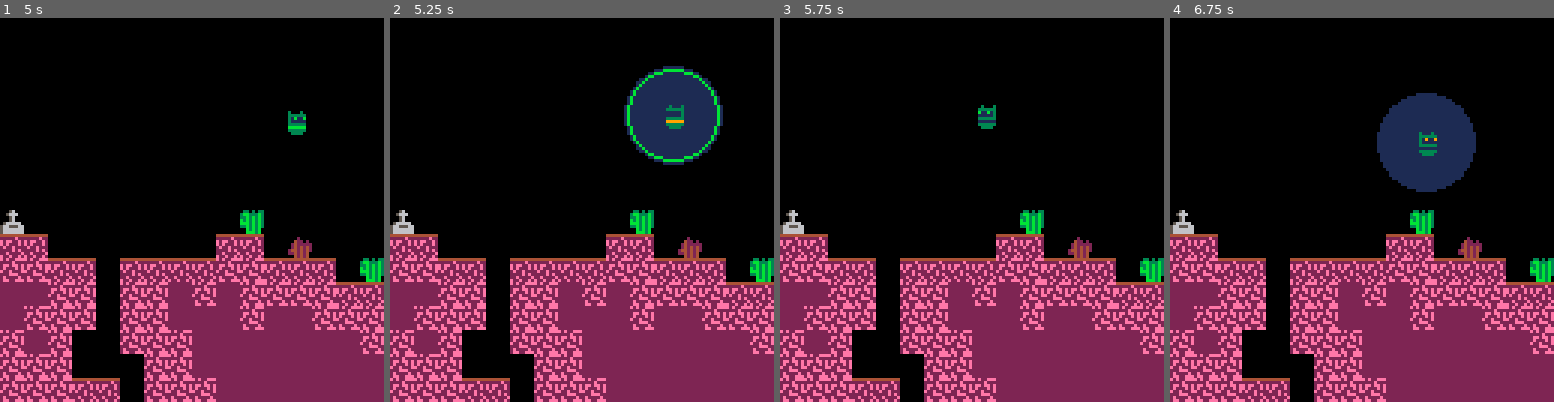
Above: before the commit, frames 1-4 (left to right).
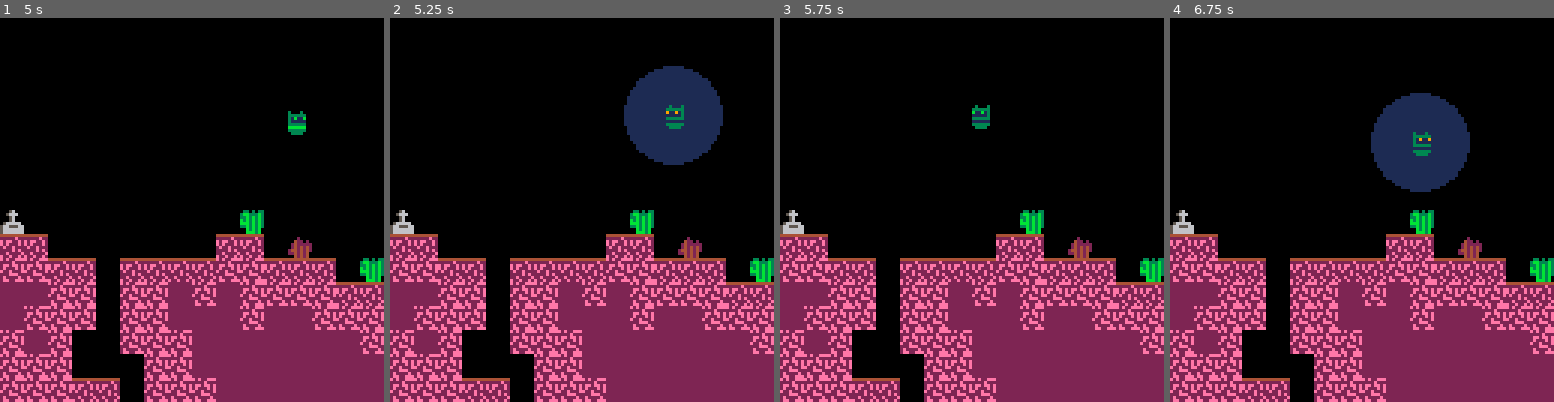
Above: after the commit, the same moments.

Repository: alxgnon/pico-8
Game: PICO-8 cartridge robo.p8
The game is run twice, just before and just after one commit, with the same random seed, the same clock (stepped at 60 frames per second) and the same inputs.
Inputs:
- Up to frame 1 (5 s): tap X (X key) at 0.33, 1.07, 1.85, 2.97, 4.08 s; tap O (Z key) at 0.7, 1.7, 2.1, 2.5, 2.9, 3.3, 3.7, 4.1, 4.5, 4.9 s; hold Right 1.6-2.1 s; hold Up 2.15-2.42 s; hold Right 2.47-3.03 s; hold Left 3.08-3.58 s; hold Down 3.63-3.97 s; hold Right 4.02-4.68 s; hold Up from 4.73 s (still down)
- Up to frame 2 (5.25 s): release Up at 5.03 s; hold Left from 5.08 s (still down); tap X (X key) at 5.2 s
- Up to frame 3 (5.75 s): tap O (Z key) at 5.3, 5.7 s; release Left at 5.68 s; hold Down from 5.73 s (still down)
- Up to frame 4 (6.75 s): release Down at 6.03 s; hold Right 6.08-6.58 s; tap O (Z key) at 6.1, 6.5 s; tap X (X key) at 6.32 s; hold Right from 6.63 s (still down)

Frame 1 is identical in both runs. In frame 2, 0.6% of the frame differs, in the area x 61-86%, y 13-38%; in frame 3, 0.2%; in frame 4, 1.0%, in the area x 52-80%, y 19-46%.

Commit message:
refactor player anim, dash and light

Diff:
--- a/robo.p8
+++ b/robo.p8
@@ -149,19 +149,48 @@
 	dx = 0, dy = 0,
 
 	killzone = rec(-1),
+
+	eye_off = -1,
+	dash_done = -1,
+	dash_ready = -1,
 }
 
 -- player acts
-function pl:act()
-	solid_move(pl)
-	joy(pl)
-	animhero(pl)
+function pl.act(a)
+	solid_move(a)
+	joy(a)
+	a.animate(a)
 end
 
 -- player dies
-function pl:on_death()
+function pl.on_death()
 	maphax()
 end
+
+-- animate --------------------
+
+function pl.animate(a)
+	a.frame = 1
+
+	if not joy_moving(a) then
+		if a.t > a.eye_off then
+			a.frame = 0
+		end
+	else
+		if (a.b0) a.flip_x = true
+		if (a.b1) a.flip_x = false
+
+		if (a.b2) a.frame = 2
+		if (a.b3) a.frame = 3
+
+		a.eye_off = a.t + 40
+	end
+
+	a.pal[3]=a.t<a.dash_done and 1
+	a.pal[9]=a.t<a.dash_ready and 11
+end
+
+-- controls -------------------
 
 -- read buttons
 function joy_read(a)
@@ -194,45 +223,37 @@
 	if (a.b3) a.dy+=dj
 end
 
+-- epic movement skill
+function dash(a)
+	sfx"1"
+
+	if not joy_moving(a) then
+		a.b0 = a.flip_x
+		a.b1 = not a.flip_x
+	end
+
+	joy_delta(a, 3)
+
+	a.dash_done = a.t + 6
+	a.dash_ready = a.t + 40
+end
+
 -- control player
 function joy(a)
 	joy_read(a)
 
-	if a.t > (a.dashready or 0) then
-		if a.dashready then
-			sfx(2)
-			a.dashready = nil
-		end
-
-		if a.b5 then
-			if not a.atk then
-				sfx(3, 3)
-			end
-
-			a.atk = true
-			a.dx = 0
-			a.dy = 0
-			return
-		end
-
-		a.atk = false
-		sfx(-2, 3)
-
-		if a.b4 then
-			sfx"1" -- dash
-
-			if not joy_moving(a) then
-				a.b0 = a.flipx
-				a.b1 = not a.flipx
-			end
-			joy_delta(a, 3)
-
-			a.dashtime = a.t + 6
-			a.dashready = a.t + 40
-		end
-	end
-
-	if a.t > (a.dashtime or 0) then
+	local dash_done=a.t>a.dash_done
+	local dash_ready=a.t>a.dash_ready
+
+	if a.dash_alert and dash_ready then
+		sfx(2)
+		a.dash_alert = false
+	end
+
+	if a.b4 and dash_ready then
+		a.dash_alert = true
+		dash(a)
+	elseif dash_done then
 		joy_delta(a)
 	end
 end
@@ -304,7 +325,7 @@
 
 		spr(a.spr+a.frame,
 			a.x*8-4, a.y*8-4,
-			1, 1, a.flipx, a.flipy)
+			1, 1, a.flip_x, a.flip_y)
 
 		paloff(a)
 	end
@@ -324,7 +345,9 @@
 function palon(a)
 	if is_palable(a) then
 		for c0,c1 in pairs(a.pal) do
-			pal(c0,c1)
+			if c1 then
+				pal(c0,c1)
+			end
 		end
 	end
 end
@@ -335,59 +358,6 @@
 	end
 end
 
-
--- animate --------------------
-
-function animhero(a)
-	if a.t <= (a.dashtime or 0) then
-		a.pal[3] = 1
-	else
-		a.pal[3] = nil
-	end
-
-	if a.t <= (a.dashready or 0) then
-		a.pal[9] = 11
-	else
-		a.pal[9] = nil
-	end
-
-	if a.atk then
-		a.frame = 4
-		return
-	end
-
-	if not joy_moving(a) then
-		-- idle
-		if a.t > (a.eyeoff or 0) then
-			a.frame = 0
-		else
-			a.frame = 1
-		end
-
-	else
-		-- moving
-		a.eyeoff = a.t + 40
-		if a.b2 then
-			a.frame = 2
-		elseif a.b3 then
-			a.frame = 3
-		else
-			a.frame = 1
-		end
-
-		if a.b0 then
-			a.flipx = true
-		elseif a.b1 then
-			a.flipx = false
-		end
-	end
-end
-
-function flipflop(a)
-	if a.flipflop then
-		-- todo
-	end
-end
 
 
 -- room -----------------------
@@ -567,23 +537,6 @@
 end
 
 
--- draw -----------------------
-
-function light_effect()
-	-- light effect
-	if pl.t > (pl.dashready or 0) and
-			pl.x > 0.9 and
-			not pl.dead then
-		local q = 0.128
-		circfill(pl.x*8-q,pl.y*8-q,q*128,1)
-
-		if pl.atk then
-			local z = (t%16+1) / 16 * 0.128
-			circ(pl.x*8-z,pl.y*8-z,z*128,11)
-		end
-	end
-end
-
 -- gameover -------------------
 
 gameover = {}
@@ -604,20 +557,32 @@
 
 
 -->8
--- 5: sound
-
+-- 5:
+-->8
+-- 6: effects
+
+-- stop all sound channels
 function mute()
 	for i = 0, 3 do
 		sfx(-1, i)
 	end
 end
--->8
--- 6: effects
-
-
+
+-- portlight ------------------
+
+-- fill circle behind player
+function portlight(a)
+	local dash_ready=a.t<a.dash_ready
+
+	if not dash_ready then
+		local x,y,q=a.x,a.y,0.128
+		circfill(x*8-q,y*8-q,q*128,1)
+	end
+end
 
 -- maphax ---------------------
 
+-- random sprite number
 function rand_spr()
 	local ks = keys(sp)
 	local i = flr(rnd(#ks)) + 1
@@ -625,6 +590,7 @@
 	return sp[ks[i]]
 end
 
+-- corrupt map tile
 function tilehax(i, j)
 	local x = rnd"666"
 
@@ -635,6 +601,7 @@
  end
 end
 
+-- corrupt current room
 function maphax()
 	room.for_tiles(tilehax)
 end
@@ -682,7 +649,7 @@
 		print("s e a f l u r",40,32,1)
 	end
 
-	light_effect()
+	portlight(pl)
 	room.draw()
 	foreach(actors, draw)
 end
